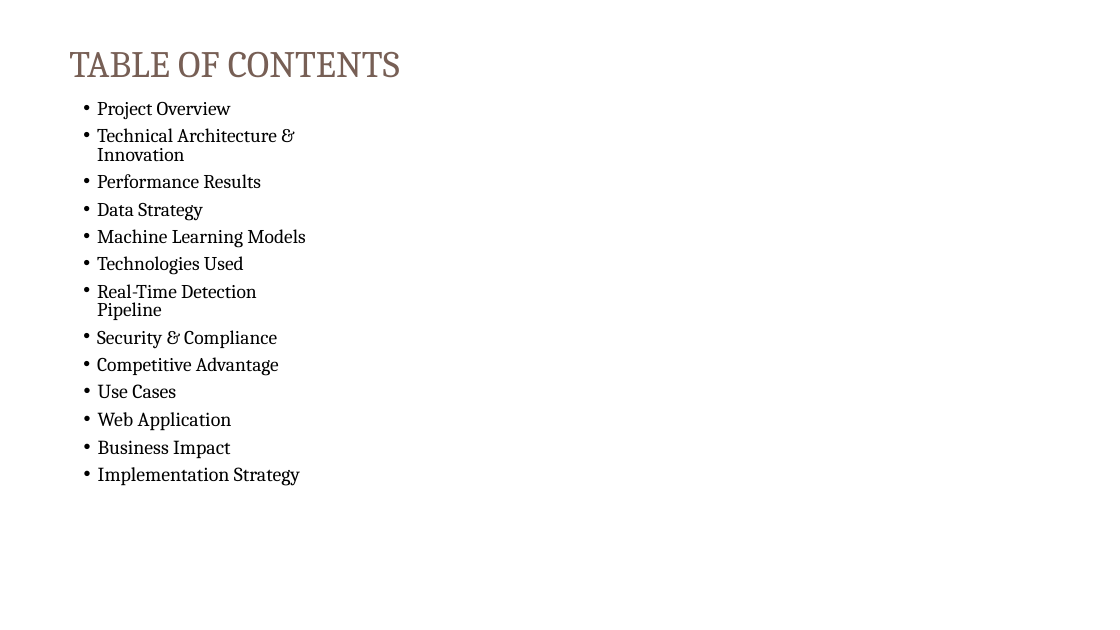
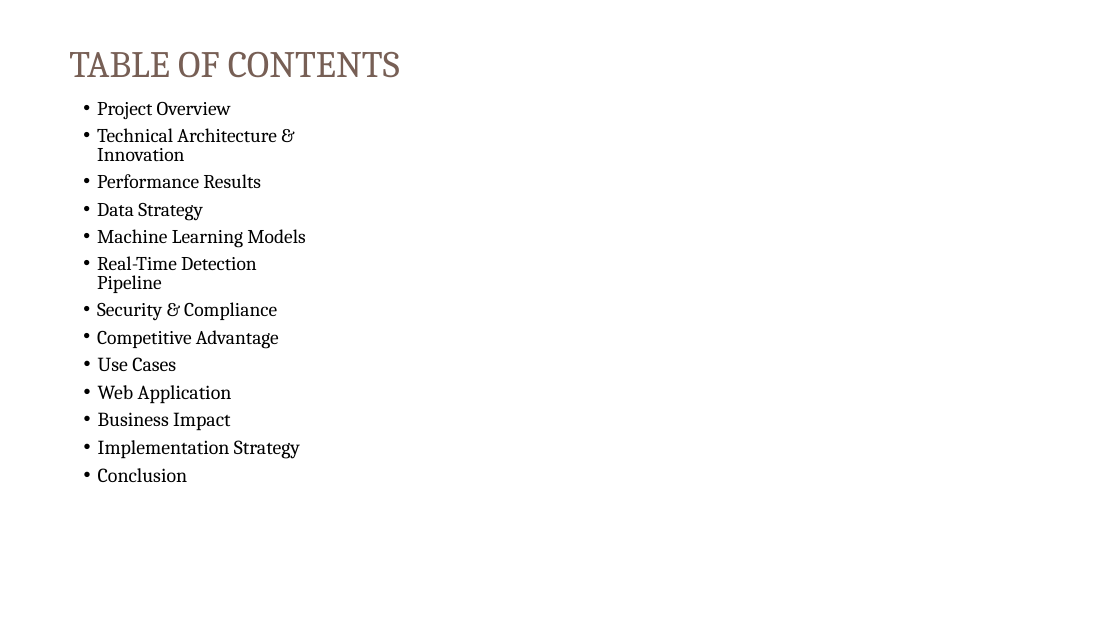
Before and after one commit to igpriyanshunegi/GNCIPL-Project-6, a slide deck: slide 2 of GNCIPL Project ppt.pptx. Drawn at 1120x630 pixels with LibreOffice and Linux fonts; fonts in the diff are those of the drawing. Boxes give left, top, right and bottom in pixels: in the first picture for what was removed or moved away, otherwise in the second. Text is boxed around its words. In the diff, an @@ line names an element or a change of style, - is before the commit and + after.

```diff
--- a/GNCIPL Project ppt.pptx
+++ b/GNCIPL Project ppt.pptx
@@ text at bbox=[97, 256, 244, 275]: paragraph removed @@
-  • Technologies Used
@@ text at bbox=[98, 468, 187, 482]: paragraph added @@
+  • Conclusion
```
Also in this commit, not shown: 2 other slides changed.
